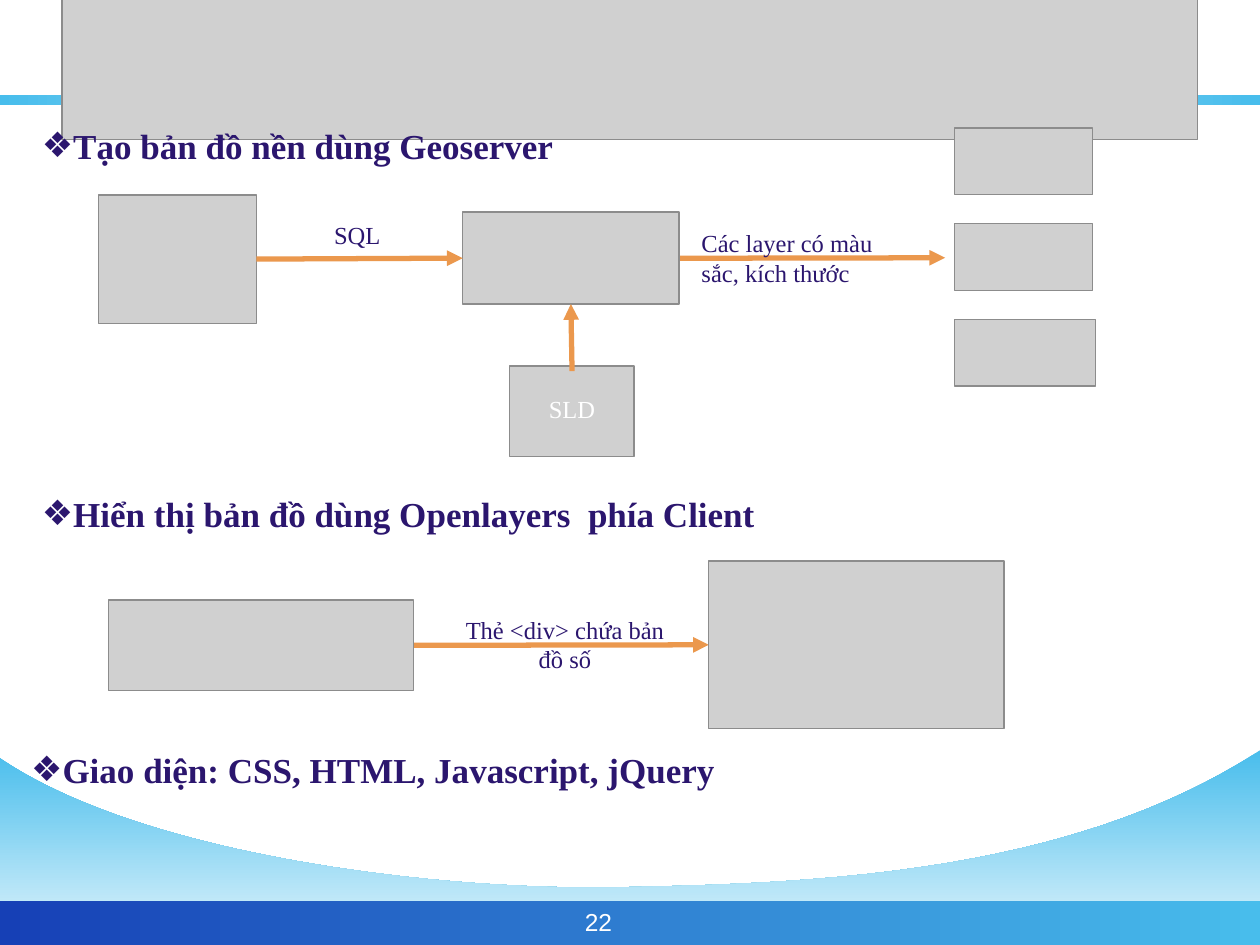
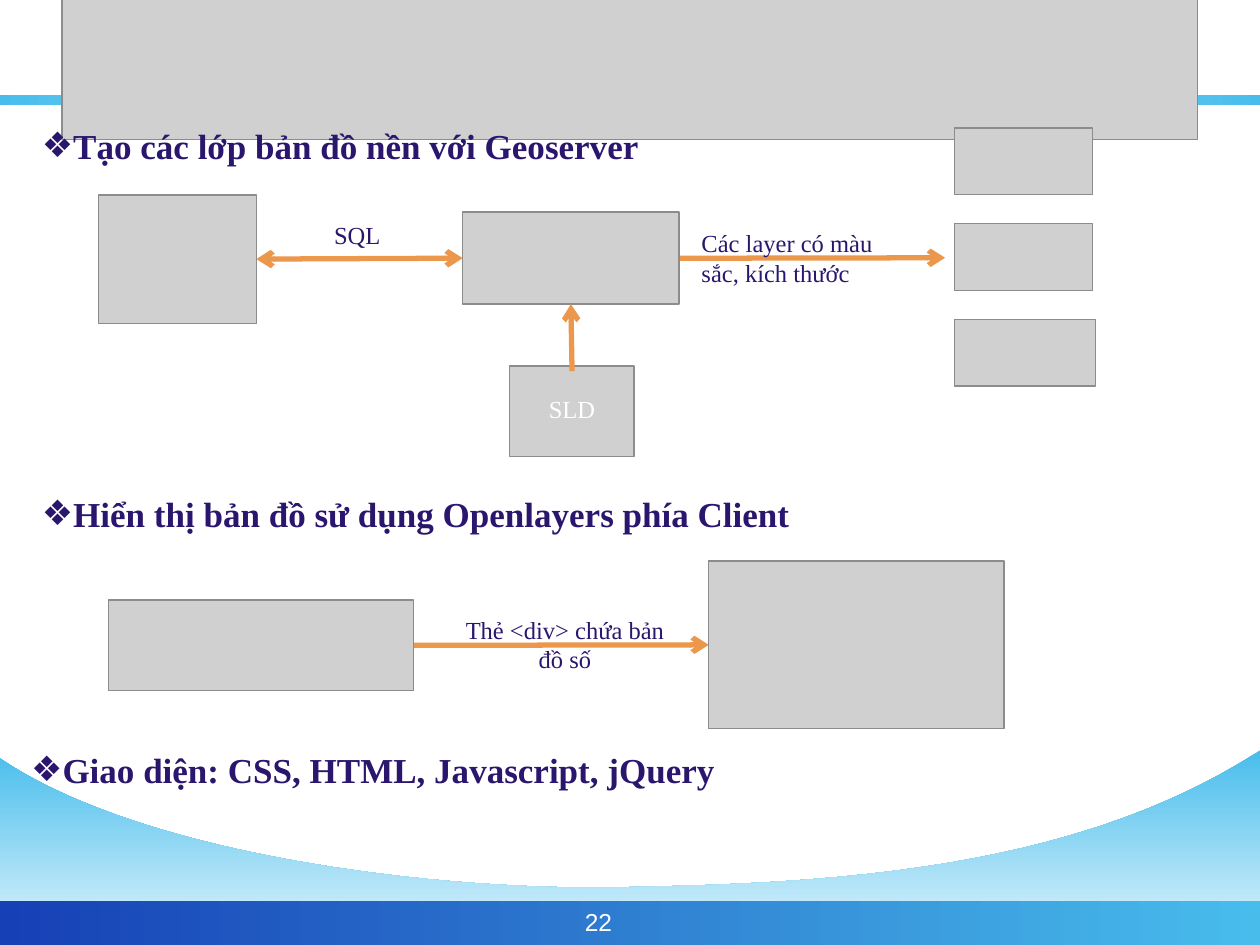
Before and after one commit to phamngsinh/cantho-webgis, a slide deck: slide 22 of Document/Bao Cao/BaoCaoLuanVan3.ppt. Drawn at 1260x945 pixels with LibreOffice and Linux fonts; fonts in the diff are those of the drawing; grey boxes stand for pictures; background and template pictures are left out. Boxes give left, top, right and bottom in pixels: in the first picture for what was removed or moved away, otherwise in the second. Text is boxed around its words. In the diff, an @@ line names an element or a change of style, - is before the commit and + after.

```diff
--- a/Document/Bao Cao/BaoCaoLuanVan3.ppt
+++ b/Document/Bao Cao/BaoCaoLuanVan3.ppt
@@ text at (73,133,639,166): text changed @@
-❖ Tạo bản đồ nền dùng Geoserver
+❖ Tạo các lớp bản đồ nền với Geoserver
@@ arrow (256, 260) - (462, 258): arrow to double arrow @@
@@ text at (73,501,789,534): text changed @@
-❖ Hiển thị bản đồ dùng Openlayers phía Client
+❖ Hiển thị bản đồ sử dụng Openlayers phía Client
```
Also in this commit, not shown: 3 other slides changed.
